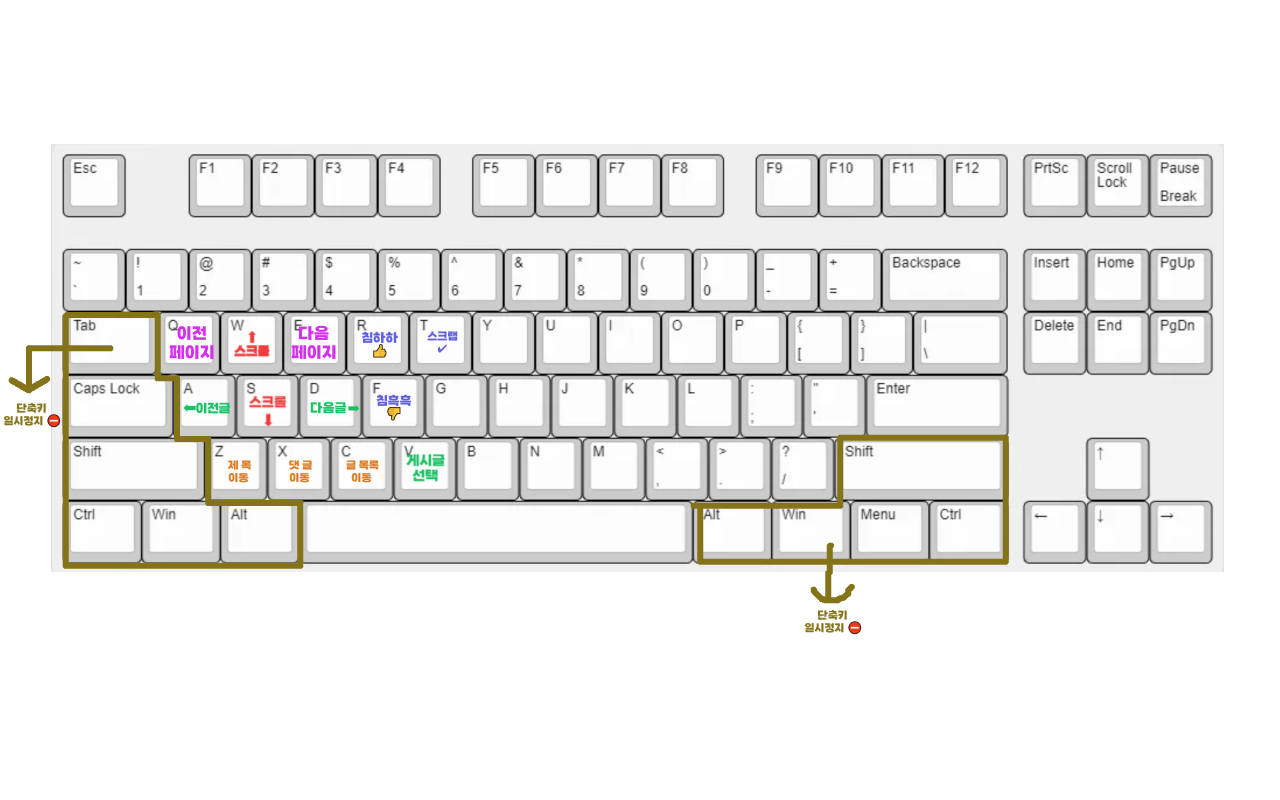
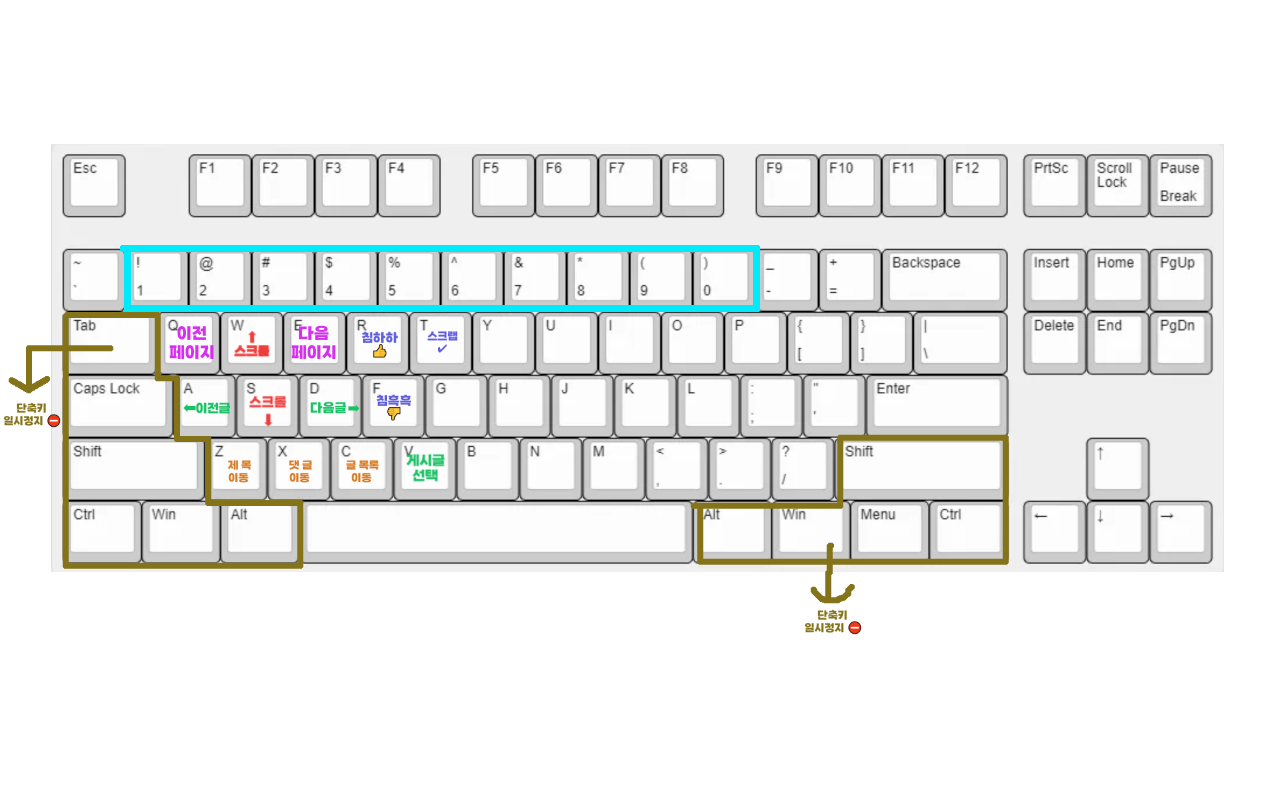
Layers edited between the first and the second w=1280, h=800 image:
added group "숫자" with 1 layers above "레이아웃" over (120, 245, 760, 312)
added layer "숫자 #1" in group "숫자" over (120, 245, 760, 312)
